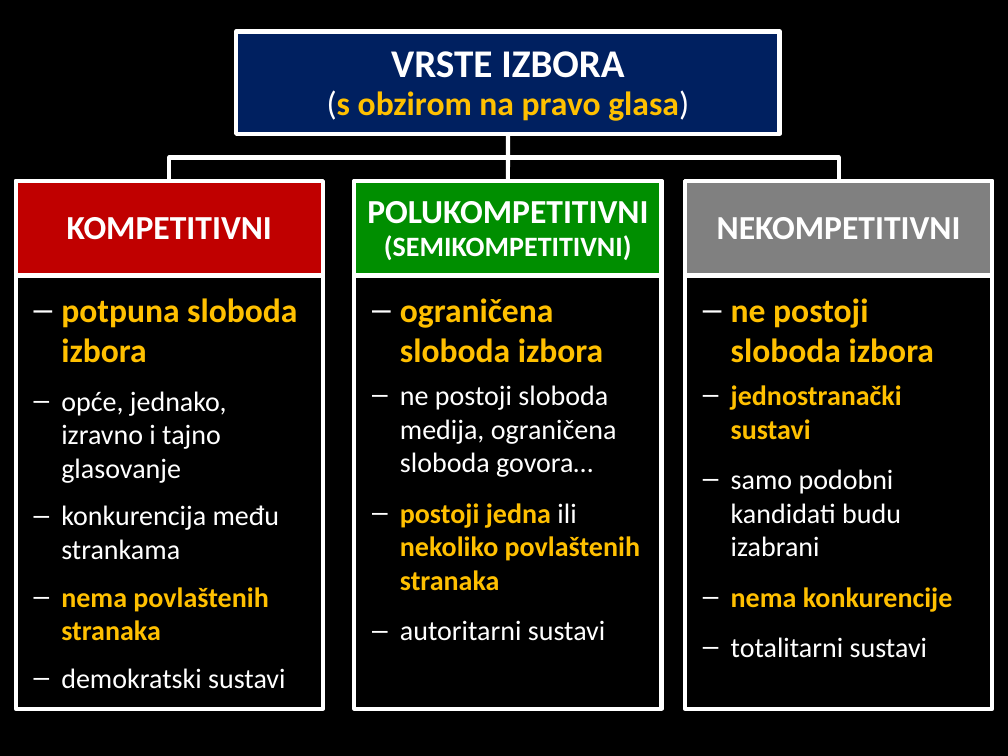
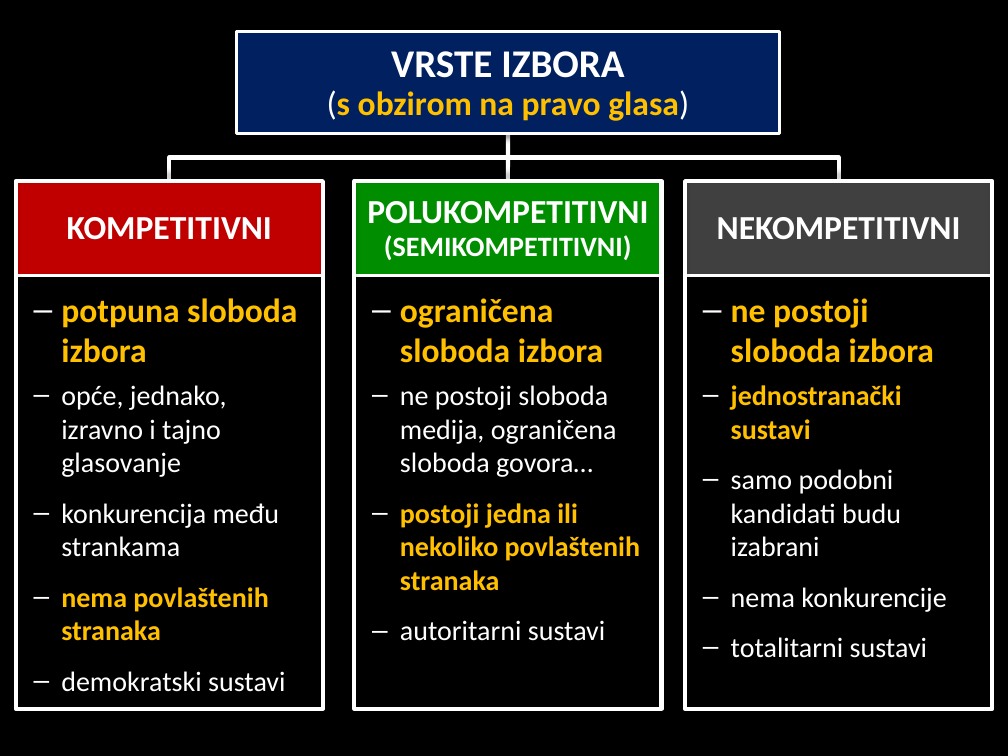
Before and after one commit to srednja-skola/politika, a slide deck: slide 7 of data/pptx/005_izbori.pptx. Drawn at 1008x756 pixels with LibreOffice and Linux fonts; fonts in the diff are those of the drawing. Boxes give left, top, right and bottom in pixels: in the first picture for what was removed or moved away, otherwise in the second. Text is boxed around its words. In the diff, an @@ line names an element or a change of style, - is before the commit and + after.

```diff
--- a/data/pptx/005_izbori.pptx
+++ b/data/pptx/005_izbori.pptx
@@ outline #FFFFFF 3 pt to #FFFFFF 2.25 pt; shadow on in 3 elements at (16, 181, 324, 276), (355, 181, 662, 276), (236, 31, 779, 134) @@
@@ shadow on in 3 elements at (685, 181, 993, 709), (16, 181, 324, 709), (355, 181, 662, 709) @@
@@ rectangle "NEKOMPETITIVNI" at (685, 181, 993, 276): fill #808080 to #404040; outline #FFFFFF 3 pt to #FFFFFF 2.25 pt; shadow on @@
@@ text at (61, 385, 285, 692): less space between paragraphs; more space between paragraphs @@
@@ text at (400, 503, 640, 591): text colour #FFFFFF to #FFC000, bold on in "ili" @@
@@ text at (731, 587, 946, 612): text colour #FFC000 to #FFFFFF, bold off in "nema konkurencije" @@
```
Also in this commit, not shown: 30 other slides changed, 1 slide added.
